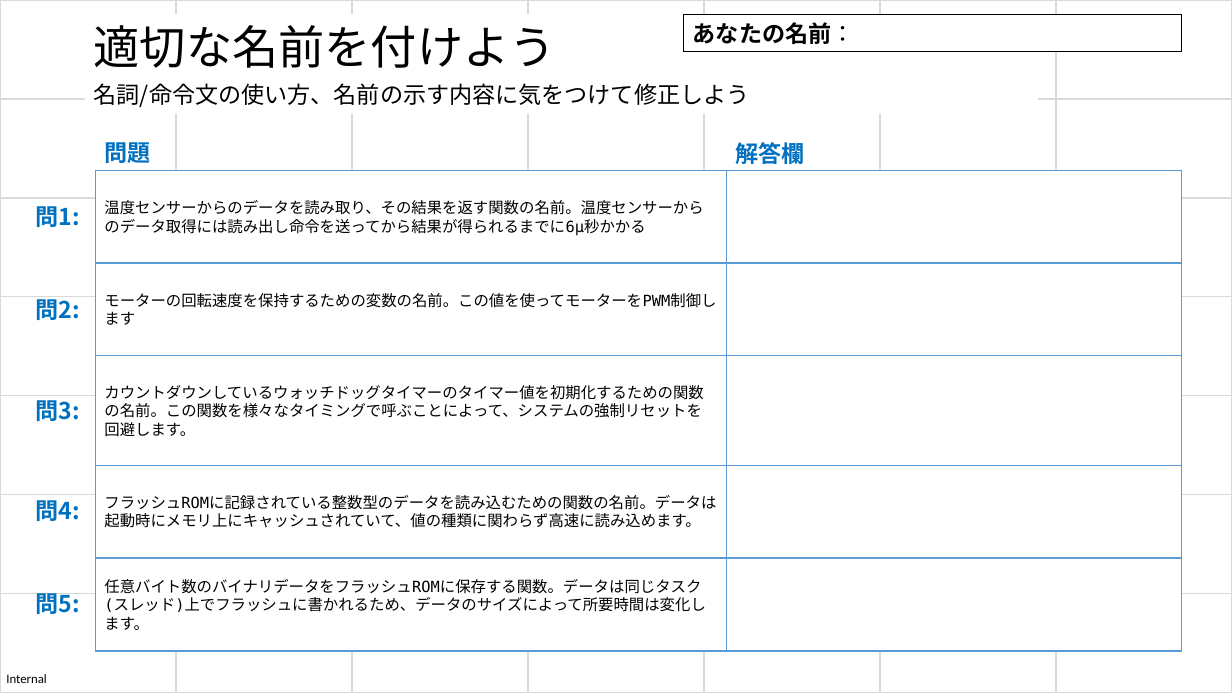
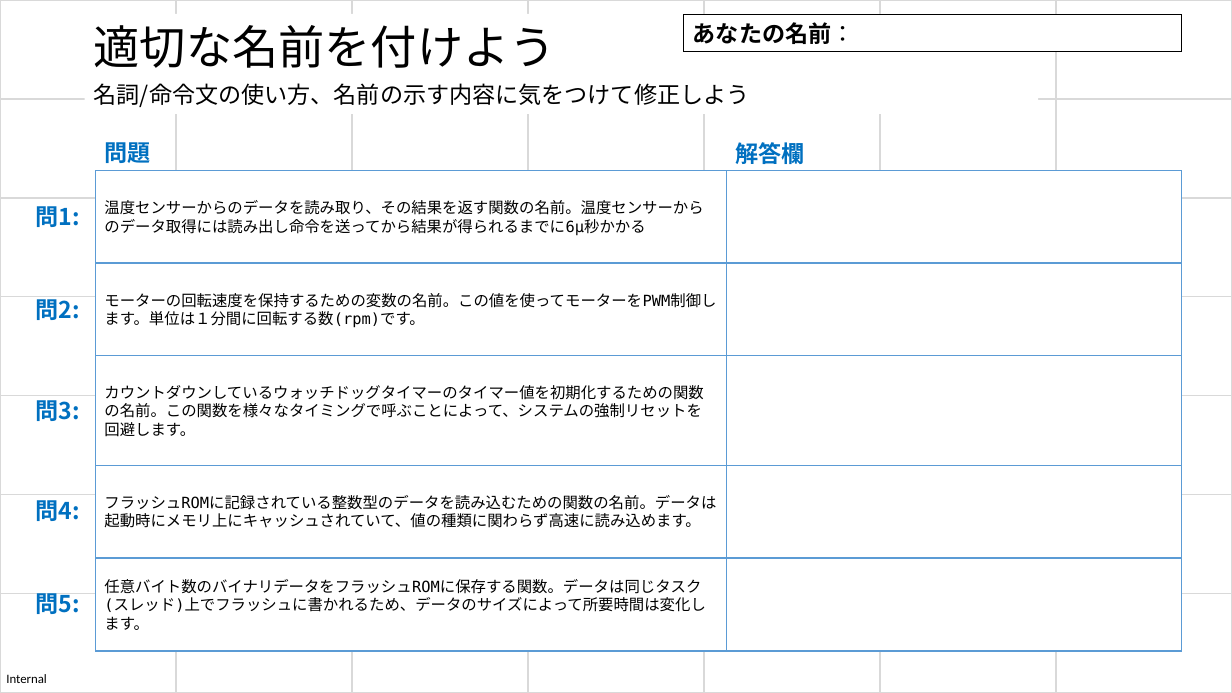
Before and after one commit to hirohitokato/DesigningKatas, a slide deck: slide 1 of 02-practical/exercises/14-naming-3_4.pptx. Drawn at 1232x693 pixels with LibreOffice and Linux fonts; fonts in the diff are those of the drawing. Boxes give left, top, right and bottom in pixels: in the first picture for what was removed or moved away, otherwise in the second. Text is boxed around its words. In the diff, an @@ line names an element or a change of style, - is before the commit and + after.

Commit message:
Update excersise

```diff
--- a/02-practical/exercises/14-naming-3_4.pptx
+++ b/02-practical/exercises/14-naming-3_4.pptx
@@ text in rectangle at (104, 293, 716, 328): text changed @@
-モーターの回転速度を保持するための変数の名前。この値を使ってモーターをPWM制御します
+モーターの回転速度を保持するための変数の名前。この値を使ってモーターをPWM制御します。単位は１分間に回転する数(rpm)です。
```
